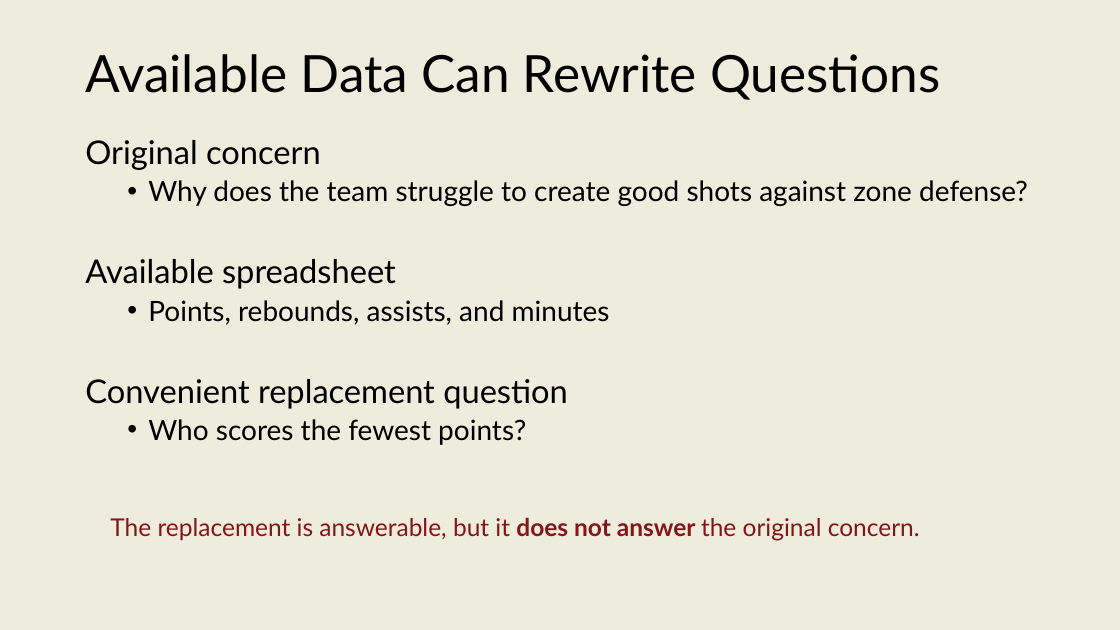
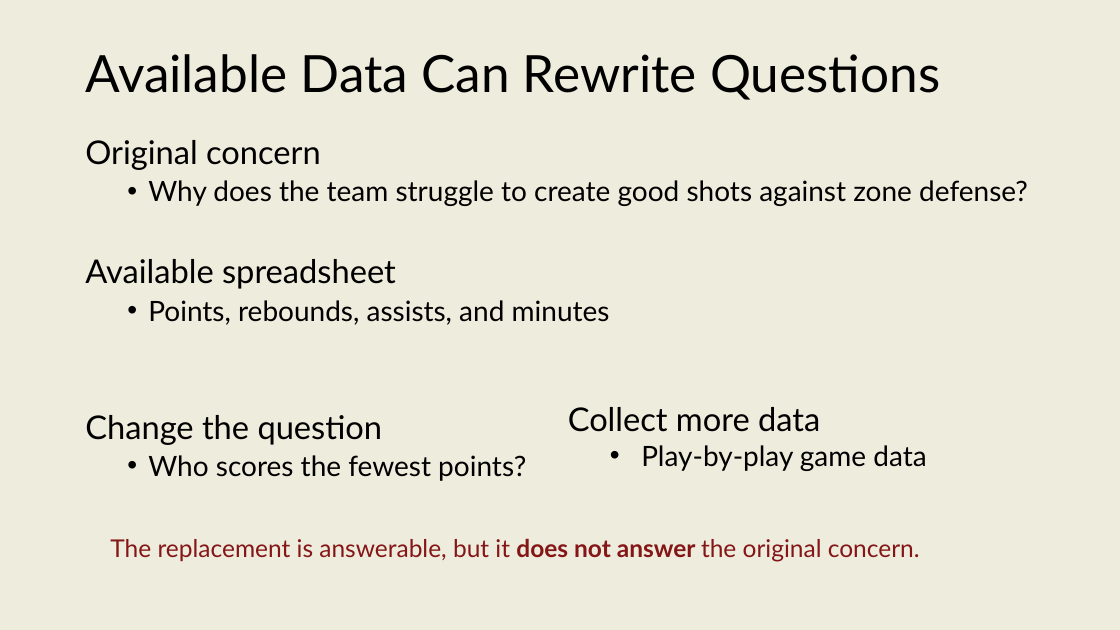
Before and after one commit to onishisaryu/HES-3000-Sports-Data-Analytics, a slide deck: slide 7 of pptx canvas/Lecture3.pptx (slide 15 before the commit). Drawn at 1120x630 pixels with LibreOffice and Linux fonts; fonts in the diff are those of the drawing. Boxes give left, top, right and bottom in pixels: in the first picture for what was removed or moved away, otherwise in the second. Text is boxed around its words. In the diff, an @@ line names an element or a change of style, - is before the commit and + after.

```diff
--- a/pptx canvas/Lecture3.pptx
+++ b/pptx canvas/Lecture3.pptx
@@ text at (85, 415, 383, 445): text changed @@
-Convenient replacement question
+Change the question
@@ text added at (568, 407, 926, 471), 24 pt, text #000000 @@
+Collect more data
+  • Play-by-play game data
@@ text "The replacement is answerable, but ...": place and size @@
-text "The replacement is answerable, but ..." at (110, 517, 920, 541)
+text "The replacement is answerable, but ..." at (110, 538, 920, 562)
```
Also in this commit, not shown: 10 other slides changed, 3 slides added, 5 slides removed, 4 other files.
